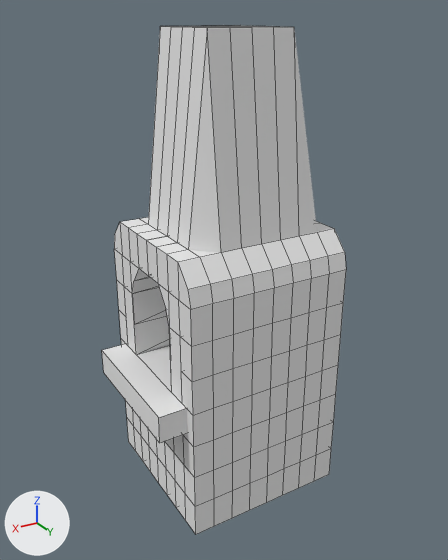
Renders of the OBJ model res/models/Oven001.obj from each side of a commit.
One viewpoint serves both versions: a camera (50 mm lens) standing at (64.4, 105.7, 70.4) and looking at (1.7, 1.2, 18.1). Arrows for +X, +Y and +Z are at lower left; the lights stay in place. Mesh edges are drawn as thin lines. Where no turn or scale is listed for an object, it has been applied to the vertices.

Script lines for the objects in view, before the commit:
```python
me_oven001 = bpy.data.meshes.new('Oven001')
me_oven001.from_pydata(...)  # 394 vertices, 424 faces; spans x -17.5..24.5, y -18.3..17.7, z -30.3..68.1
# faces by material slot: [418, 6]
me_oven001.materials.append(mat_wire_228214153)  # white #e7e7e7
me_oven001.materials.append(mat_wire_028149177)  # white #e7e7e7
ob_oven001 = bpy.data.objects.new('Oven001', me_oven001)
ob_oven001.location = (0.0, 0.0, 0.0)
```
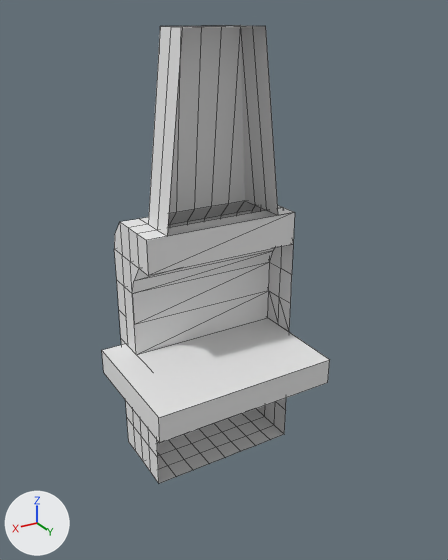
Commit message: Updates to oven.

Changed parts and their boxes (x1, y1, x2, y2) in the pictures (448 x 560 px):
'Oven001', reshaped (7% narrower, 10% shorter)
    before: (102, 25, 346, 534)
    after: (102, 25, 330, 483)
part 1 of me_oven001, cut back
    before: (146, 26, 346, 534)
    after: (268, 244, 293, 332)

The change, as a diff of the scene's bpy script:
```diff
--- a/res/models/Oven001.obj.py
+++ b/res/models/Oven001.obj.py
@@ me_oven001 @@
 # used by ob_oven001; location = (0.0, 0.0, 0.0)
-me_oven001.from_pydata(...)  # 394 vertices, 424 faces; spans x -17.5..24.5, y -18.3..17.7, z -30.3..68.1
+me_oven001.from_pydata(...)  # 215 vertices, 222 faces; spans x -17.5..24.5, y -18.3..15.0, z -30.3..68.1
+# me_oven001 part 1
+# 179 vertices are removed from x -17.5..18.5, y -0.3..17.7, z -30.3..68.1
+# 220 faces are deleted
+# 18 new faces join them, mat_wire_228214153 (white #e7e7e7)
 me_oven001.materials.append(mat_wire_228214153)
```
